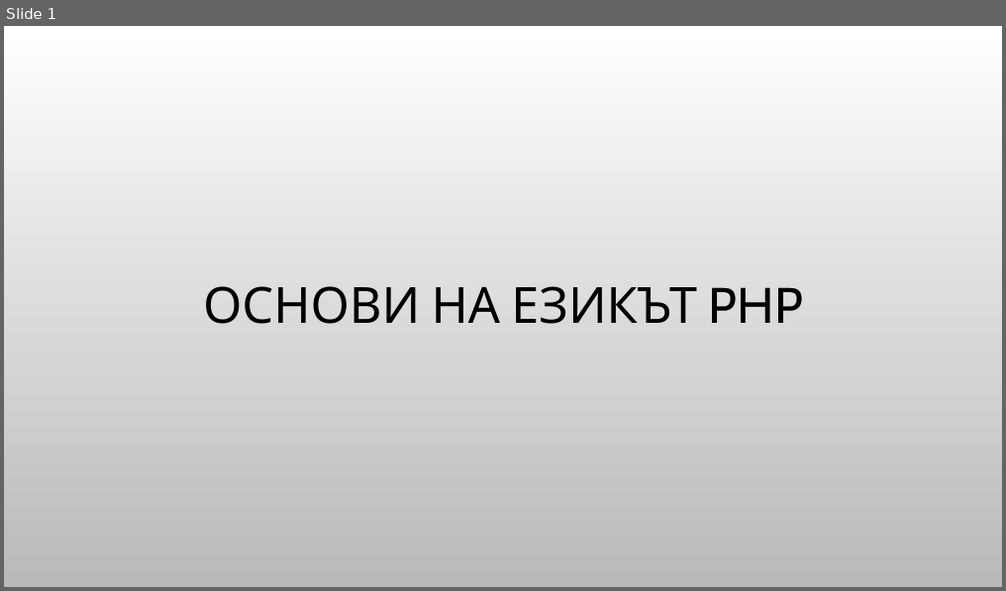
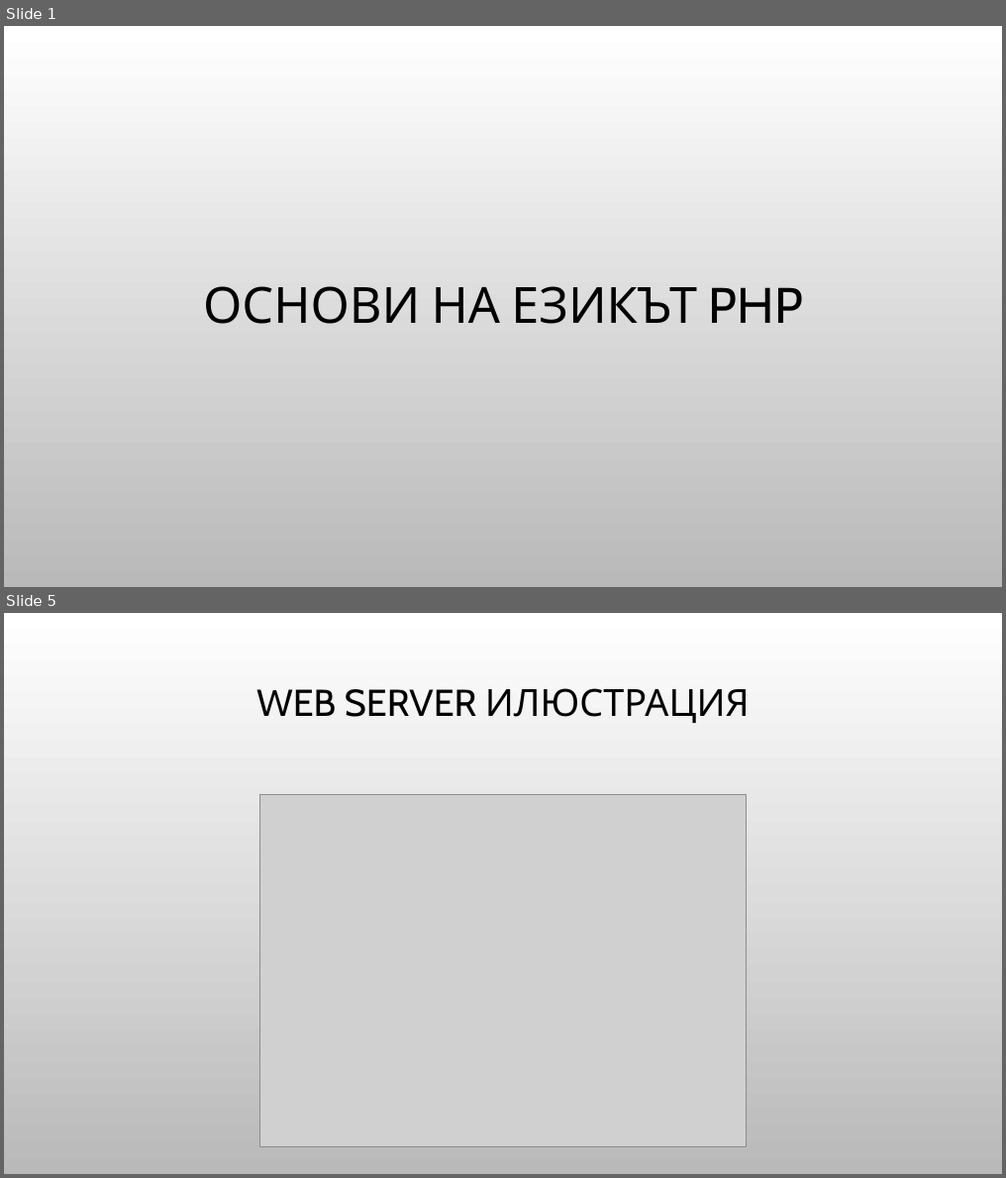
Before and after one commit to Bilyukov/php-mysql-course, a slide deck: 04.php-basics.pptx. Shown one above the other, each under a label of ours: slide 1 before the commit, slides 1 and 5 after it; the slides between them are not shown. The pictures are 1006x591 and 1006x1178 pixels, drawn with LibreOffice and Linux fonts; fonts in the diff are those of the drawing; grey boxes stand for pictures; background and template pictures are left out. Boxes give left, top, right and bottom in pixels: in the first picture for what was removed or moved away, otherwise in the second. Text is boxed around its words. In the diff, an @@ line names an element or a change of style, - is before the commit and + after.

```diff
--- a/04.php-basics.pptx
+++ b/04.php-basics.pptx
@@ slide 5 added at bbox=[4, 613, 1002, 1174], background picture (left out) @@
@@ title added at bbox=[256, 688, 749, 723], 36 pt, text #000000 @@
+WEB SERVER ИЛЮСТРАЦИЯ
@@ picture added at bbox=[260, 794, 746, 1148] @@
```
Also in this commit, not shown: 1 slide changed, 3 other slides added, 1 slide removed, 4 other files.
